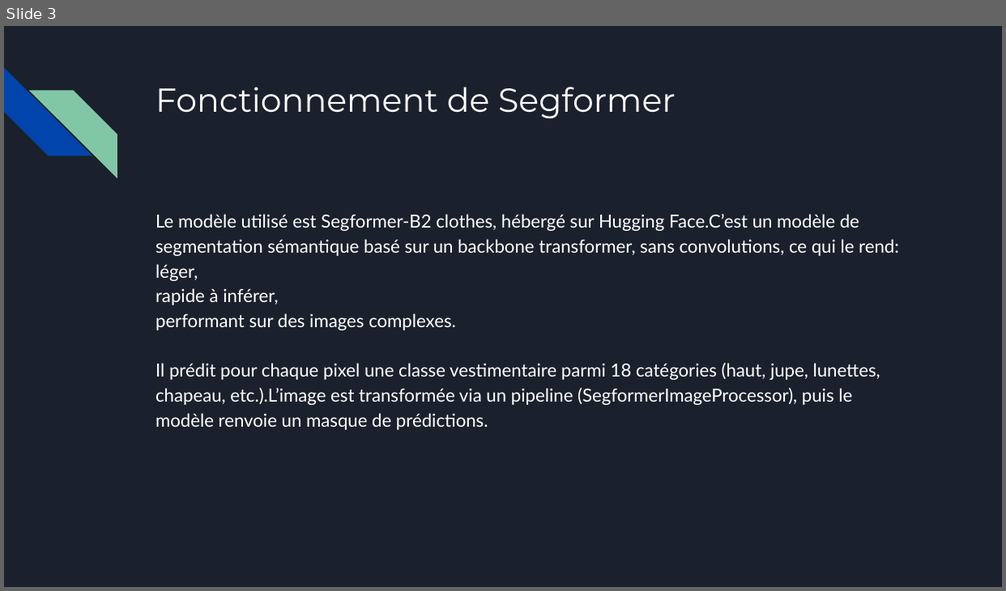
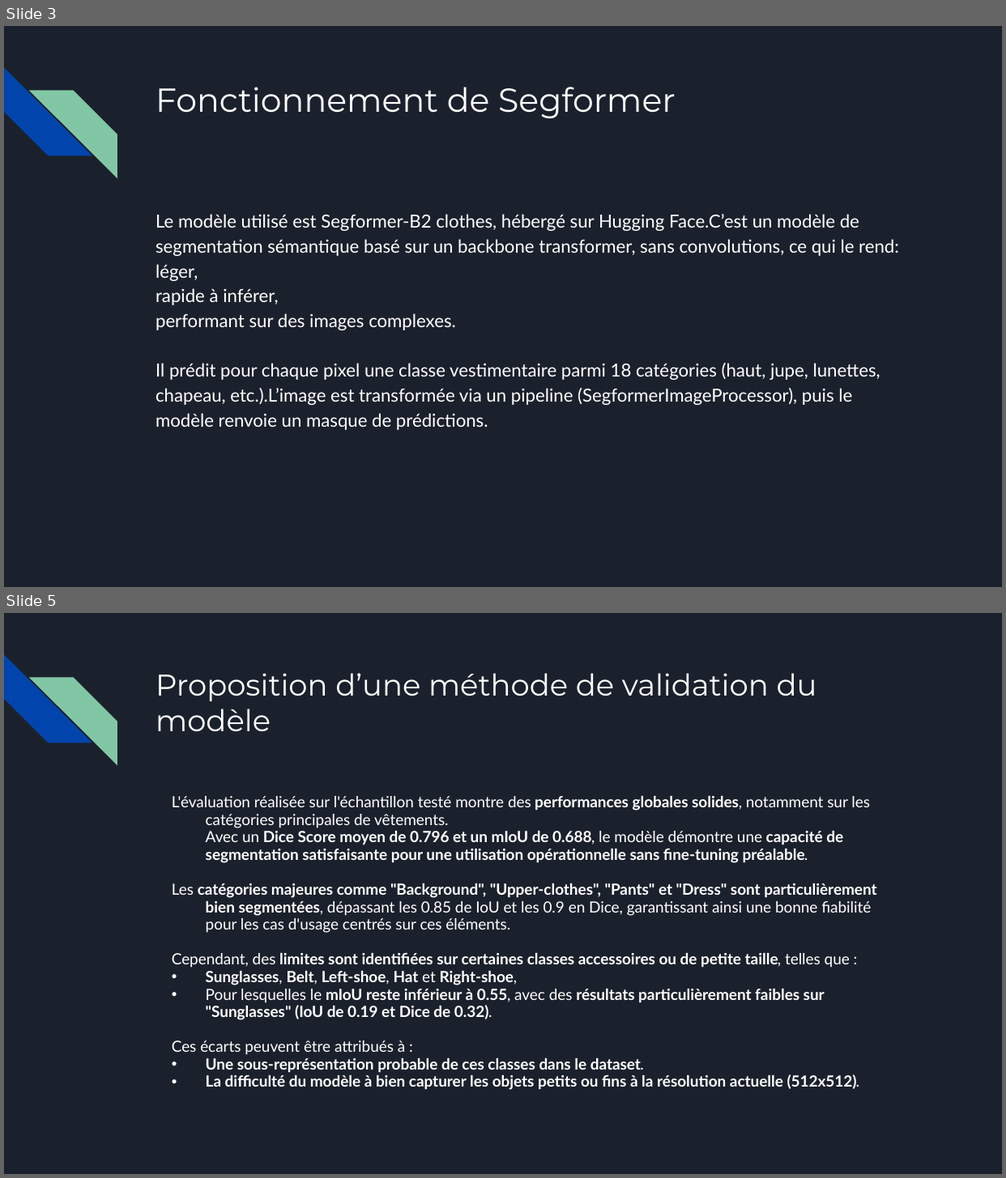
Before and after one commit to JodyGs/p2v2_requetez_service_ia, a slide deck: presentation/Support_de_présentation_ModeTrends.pptx. Shown one above the other, each under a label of ours: slide 3 before the commit, slides 3 and 5 after it; the slides between them are not shown. The pictures are 1006x591 and 1006x1178 pixels, drawn with LibreOffice and Linux fonts; fonts in the diff are those of the drawing. Boxes give left, top, right and bottom in pixels: in the first picture for what was removed or moved away, otherwise in the second. Text is boxed around its words. In the diff, an @@ line names an element or a change of style, - is before the commit and + after.

```diff
--- a/presentation/Support_de_présentation_ModeTrends.pptx
+++ b/presentation/Support_de_présentation_ModeTrends.pptx
@@ slide 5 added at box(4, 613, 1002, 1174), background #1B212C; not listed: 2 template elements that a slide beside it also shows @@
@@ title added at box(155, 673, 817, 731), 21.6 pt, text #FFFFFF @@
+Proposition d’une méthode de validation du modèle
@@ text added at box(172, 796, 876, 1090), 11.1 pt, text #FFFFFF, bold @@
+L'évaluation réalisée sur l'échantillon testé montre des performances globales solides, notamment sur les catégories principales de vêtements.
+Avec un Dice Score moyen de 0.796 et un mIoU de 0.688, le modèle démontre une capacité de segmentation satisfaisante pour une utilisation opérationnelle sans fine-tuning préalable.
+Les catégories majeures comme "Background", "Upper-clothes", "Pants" et "Dress" sont particulièrement bien segmentées, dépassant les 0.85 de IoU et les 0.9 en Dice, garantissant ainsi une bonne fiabilité pour les cas d'usage centrés sur ces éléments.
+Cependant, des limites sont identifiées sur certaines classes accessoires ou de petite taille, telles que :
+• Sunglasses, Belt, Left-shoe, Hat et Right-shoe,
+• Pour lesquelles le mIoU reste inférieur à 0.55, avec des résultats particulièrement faibles sur "Sunglasses" (IoU de 0.19 et Dice de 0.32).
+Ces écarts peuvent être attribués à :
+• Une sous-représentation probable de ces classes dans le dataset.
+• La difficulté du modèle à bien capturer les objets petits ou fins à la résolution actuelle (512x512).
```
Also in this commit, not shown: 3 slides changed, 1 slide removed.
